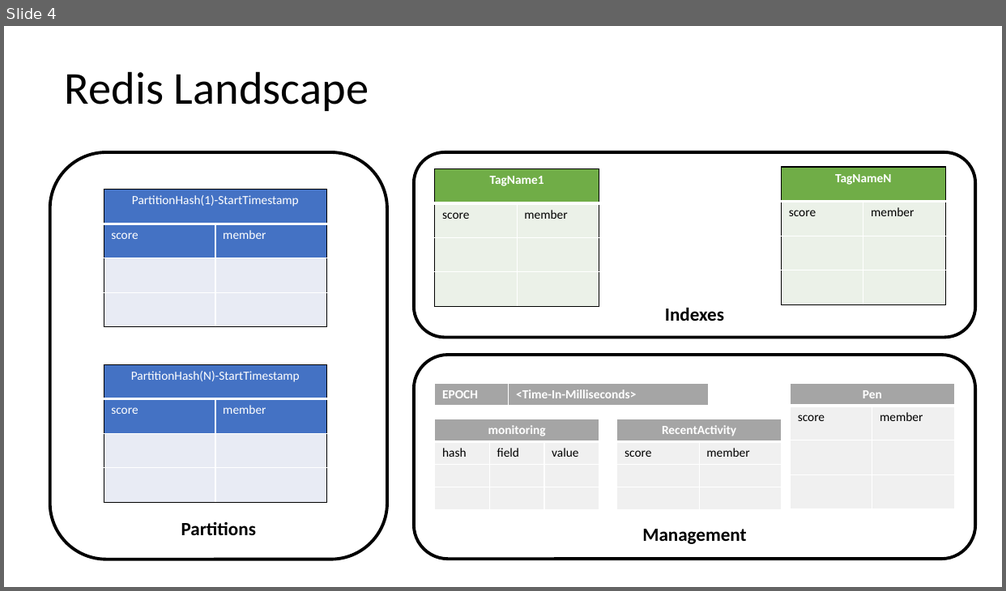
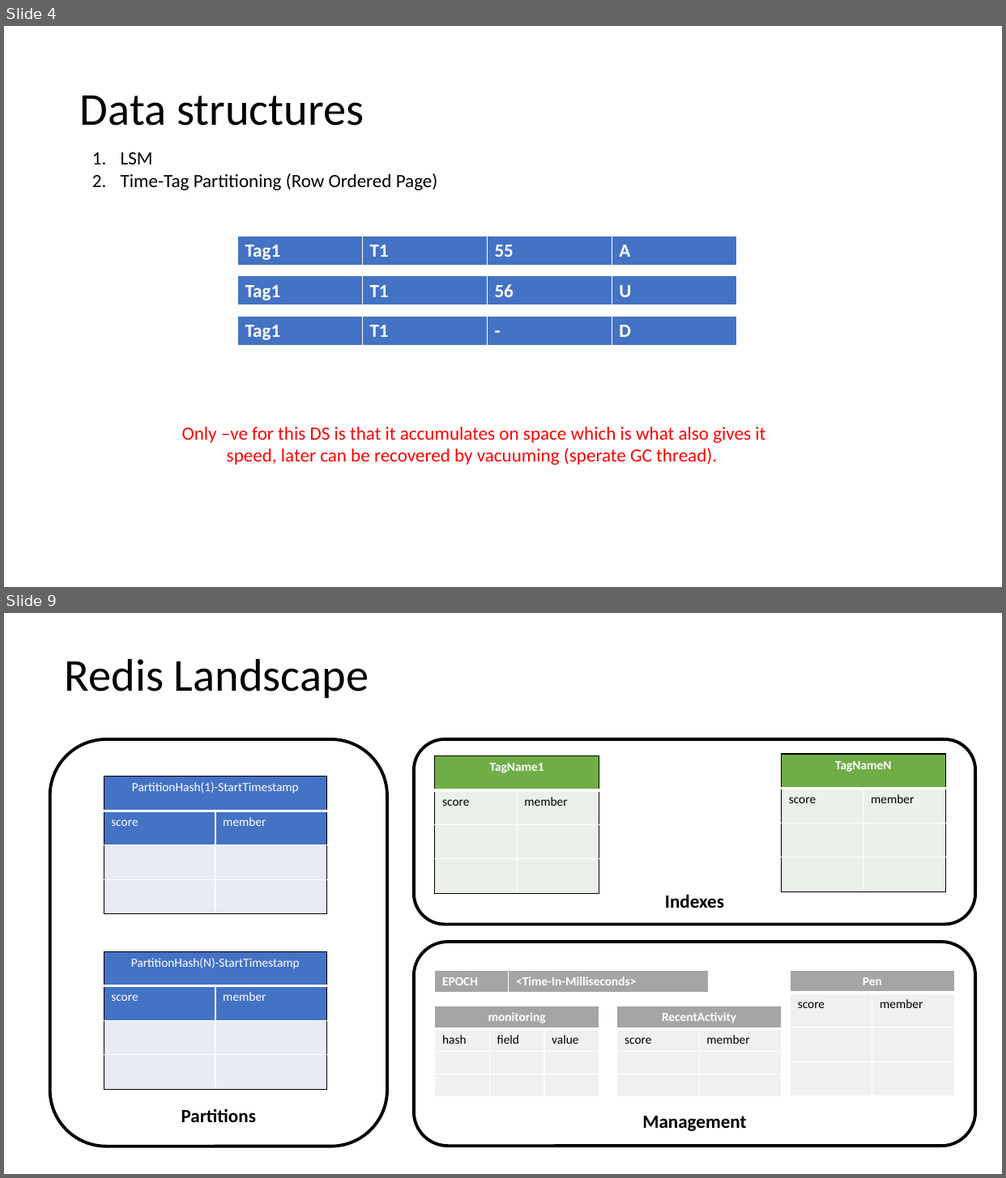
Before and after one commit to LRagji/redis-lsm-timeseries, a slide deck: docs/concept.pptx. Shown one above the other, each under a label of ours: slide 4 before the commit, slides 4 and 9 after it; the slides between them are not shown. The pictures are 1006x591 and 1006x1178 pixels, drawn with LibreOffice and Linux fonts; fonts in the diff are those of the drawing. Boxes give left, top, right and bottom in pixels: in the first picture for what was removed or moved away, otherwise in the second. Text is boxed around its words. In the diff, an @@ line names an element or a change of style, - is before the commit and + after.

```diff
--- a/docs/concept.pptx
+++ b/docs/concept.pptx
@@ slide 4 added at (x1=4, y1=26, x2=1002, y2=587), background #FFFFFF @@
@@ title added at (x1=80, y1=95, x2=364, y2=126), 44 pt, text #000000 @@
+Data structures
@@ text added at (x1=121, y1=152, x2=438, y2=190), 18 pt, text #000000 @@
+1. LSM
+2. Time-Tag Partitioning (Row Ordered Page)
@@ table added at (x1=237, y1=237, x2=738, y2=267), 1 rows, 4 columns @@
+Tag1 | T1 | 55 | A
@@ table added at (x1=237, y1=276, x2=738, y2=307), 1 rows, 4 columns @@
+Tag1 | T1 | 56 | U
@@ table added at (x1=237, y1=316, x2=738, y2=347), 1 rows, 4 columns @@
+Tag1 | T1 | - | D
@@ text added at (x1=182, y1=427, x2=765, y2=465), 18 pt, text #FF0000 @@
+Only –ve for this DS is that it accumulates on space which is what also gives it speed, later can be recovered by vacuuming (sperate GC thread).
@@ what was slide 4 is now slide 9 @@
```
Also in this commit, not shown: 2 slides changed, 5 other slides added, 2 slides removed.
